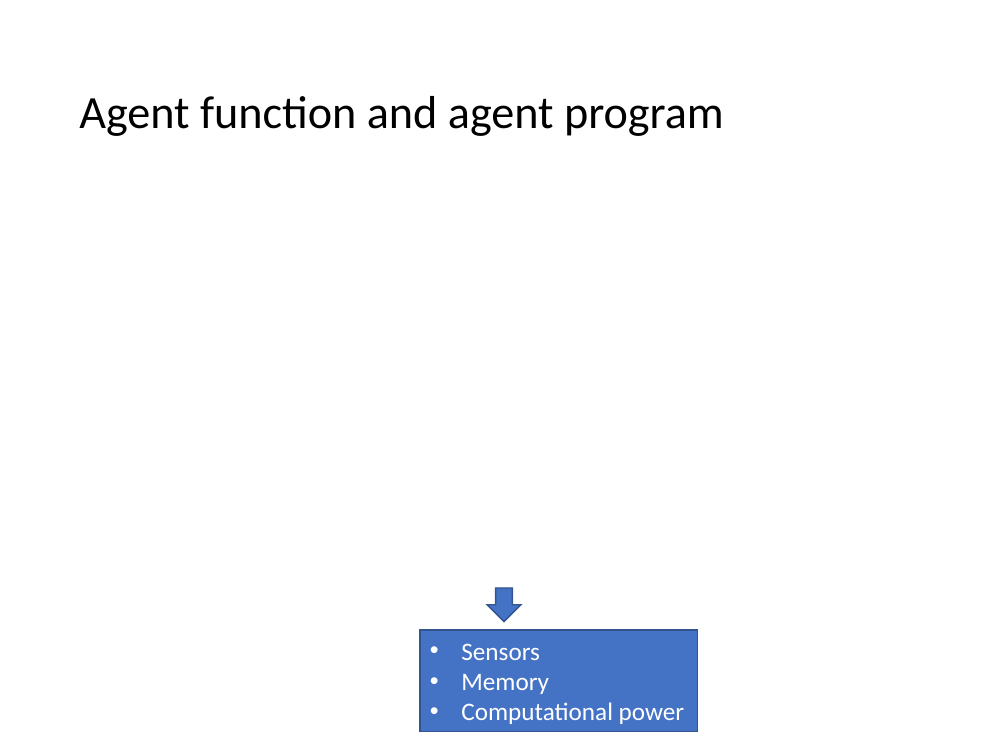
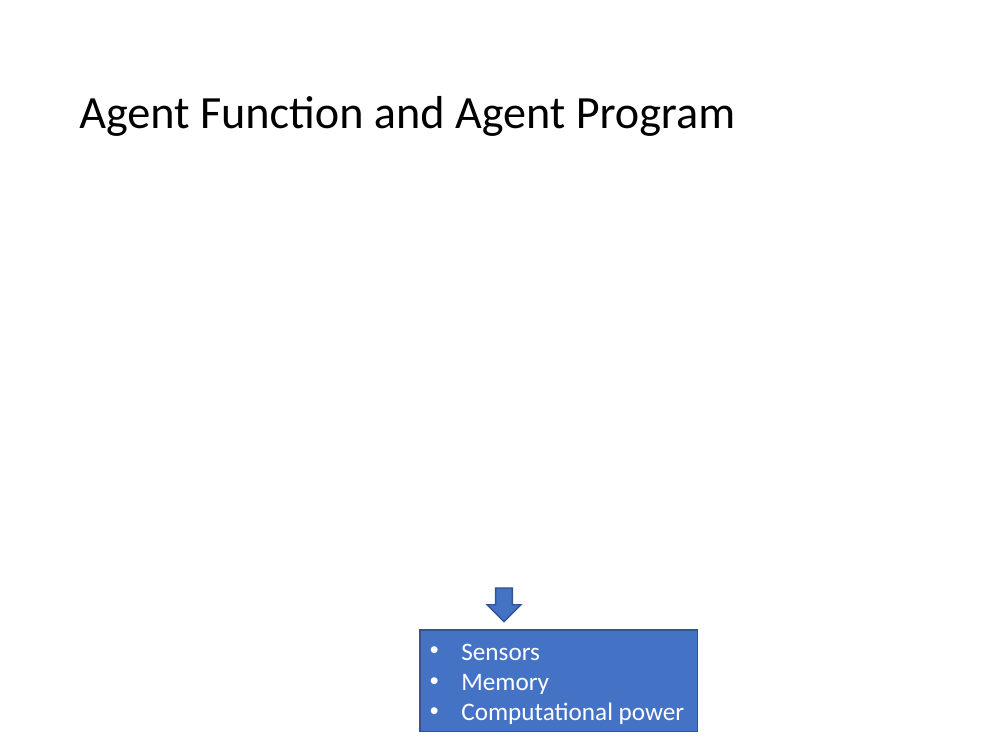
Before and after one commit to mhahsler/CS7320-AI, a slide deck: slide 5 of slides/02_agents.pptx (slide 4 before the commit). Drawn at 1008x756 pixels with LibreOffice and Linux fonts; fonts in the diff are those of the drawing; grey boxes stand for pictures. Boxes give left, top, right and bottom in pixels: in the first picture for what was removed or moved away, otherwise in the second. Text is boxed around its words. In the diff, an @@ line names an element or a change of style, - is before the commit and + after.

```diff
--- a/slides/02_agents.pptx
+++ b/slides/02_agents.pptx
@@ title at [79,96,735,136]: text changed @@
-Agent function and agent program
+Agent Function and Agent Program
```
Also in this commit, not shown: 23 other slides changed, 5 slides added, 1 other file.
